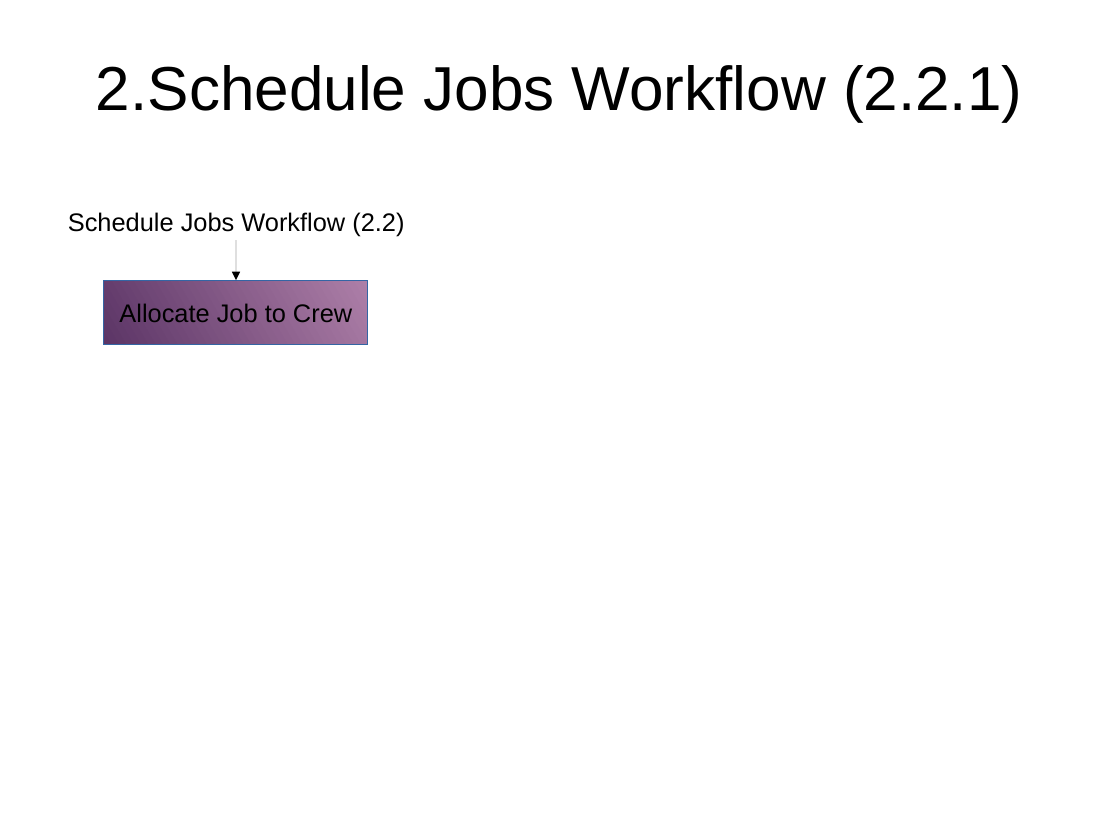
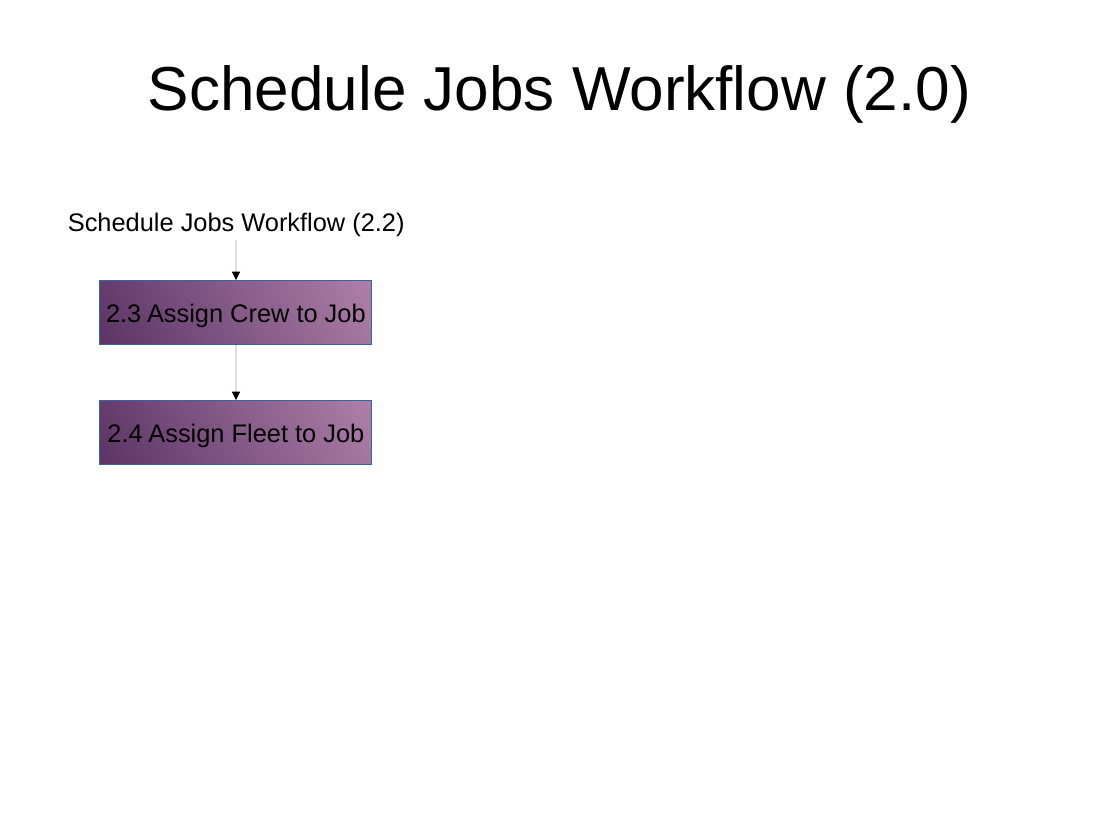
Before and after one commit to monkeysh1ne/TMNZ_Stuff, a slide deck: slide 6 of Workflows BP Models.odp. Drawn at 1120x840 pixels with LibreOffice and Linux fonts; fonts in the diff are those of the drawing. Boxes give left, top, right and bottom in pixels: in the first picture for what was removed or moved away, otherwise in the second. Text is boxed around its words. In the diff, an @@ line names an element or a change of style, - is before the commit and + after.

Commit message:
Add mindmap specific to service requests.  Continue to build Schedule Jobs workflow in 'Workflows BP Models' presentation.

```diff
--- a/Workflows BP Models.odp
+++ b/Workflows BP Models.odp
@@ title at box(148, 65, 971, 122): text changed @@
-2.Schedule Jobs Workflow (2.2.1)
+Schedule Jobs Workflow (2.0)
@@ rectangle "2.3 Assign Crew to Job": place and size @@
-rectangle "2.3 Assign Crew to Job" at box(104, 281, 368, 345)
+rectangle "2.3 Assign Crew to Job" at box(100, 281, 372, 345)
@@ text in rectangle at box(106, 303, 366, 327): text changed @@
-Allocate Job to Crew
+2.3 Assign Crew to Job
@@ arrow added from (236, 345) to (236, 400), #000000 0 pt @@
@@ rectangle added at box(100, 400, 372, 464), fill gradient #AD7FA8 to #5C3566, outline #3465A4 0 pt, 18 pt, text #000000 @@
+2.4 Assign Fleet to Job
```
Also in this commit, not shown: 2 other slides changed, 1 slide added, 2 other files.
